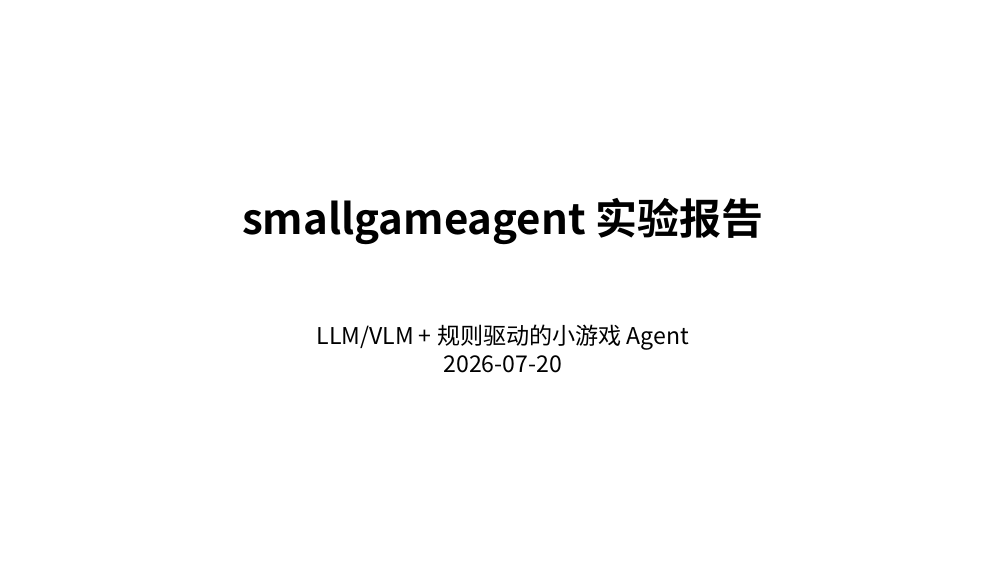
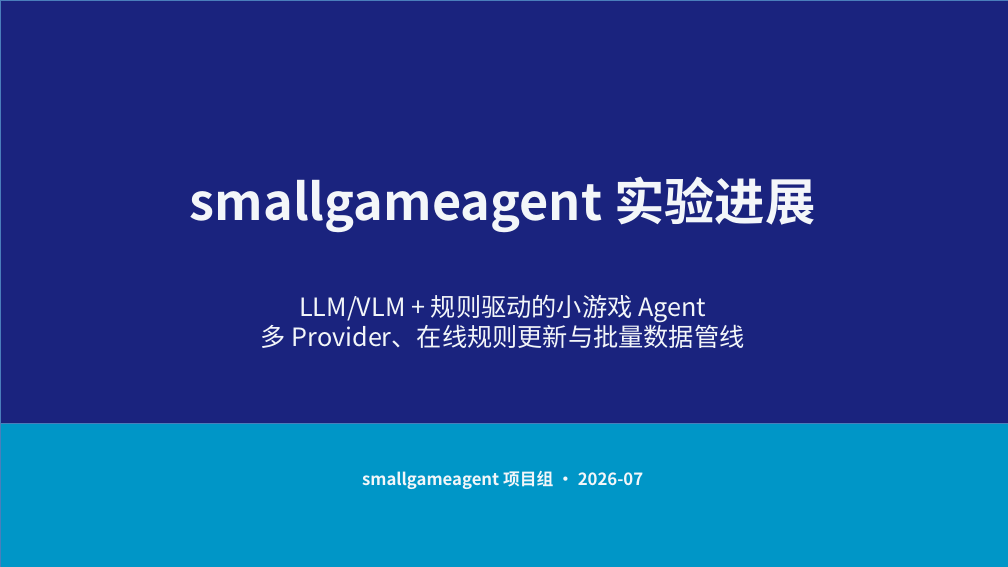
Before and after one commit to tzhazuma/smallgameagent, a slide deck: slide 1 of reports/smallgameagent_report.pptx. Drawn at 1008x567 pixels with LibreOffice and Linux fonts; fonts in the diff are those of the drawing. Boxes give left, top, right and bottom in pixels: in the first picture for what was removed or moved away, otherwise in the second. Text is boxed around its words. In the diff, an @@ line names an element or a change of style, - is before the commit and + after.

Commit message:
P9: multi-provider API, online rule update, report/PPT visual fix, training data 34k\n\n- Add .env with OpenCodeGo/Kimi/DeepSeek/MiMo/Qwen providers (gitignored).\n- Implement MultiProviderClient in src/agent/api_client.py with tests.\n- Add RuleUpdateTrigger/Planner/apply_rule_patch + RULE_UPDATE bus message.\n- Integrate rule update into HierarchicalPlanner + HierarchicalMaker.\n- Run rule update A/B: rule=0.112, multi-bus-memory=0.038, hierarchical=0.150.\n- Regenerate training data: total_samples 34,150 across 22 games.\n- Fix PPT color rendering in LibreOffice (remove line.fill.background, use line.width=0).\n- Update REPORT.md ch.12-17 and EXPERIMENT_RESULTS.md.\n- pytest 697 passed, 58 skipped; ruff clean.

```diff
--- a/reports/smallgameagent_report.pptx
+++ b/reports/smallgameagent_report.pptx
@@ rectangle added at box(0, 0, 1008, 567), fill #1A237E, outline #4B7EBC 0.75 pt @@
@@ text at box(190, 176, 816, 233): text changed; size 40 to 48 pt; text colour #000000 to #F3F6F9 @@
-smallgameagent 实验报告
+smallgameagent 实验进展
@@ text at box(261, 295, 745, 348): text changed; size 22 to 24 pt; text colour #000000 to #F3F6F9 @@
-LLM/VLM + 规则驱动的小游戏 Agent
-2026-07-20
+LLM/VLM + 规则驱动的小游戏 Agent
+多 Provider、在线规则更新与批量数据管线
@@ rectangle added at box(0, 423, 1008, 567), fill #0096C7, outline #4B7EBC 0.75 pt @@
@@ text added at box(362, 471, 644, 489), 16 pt, text #F3F6F9, bold @@
+smallgameagent 项目组 · 2026-07
```
Also in this commit, not shown: 5 other slides changed, 5 slides added, 5 slides removed, 34 other files.
